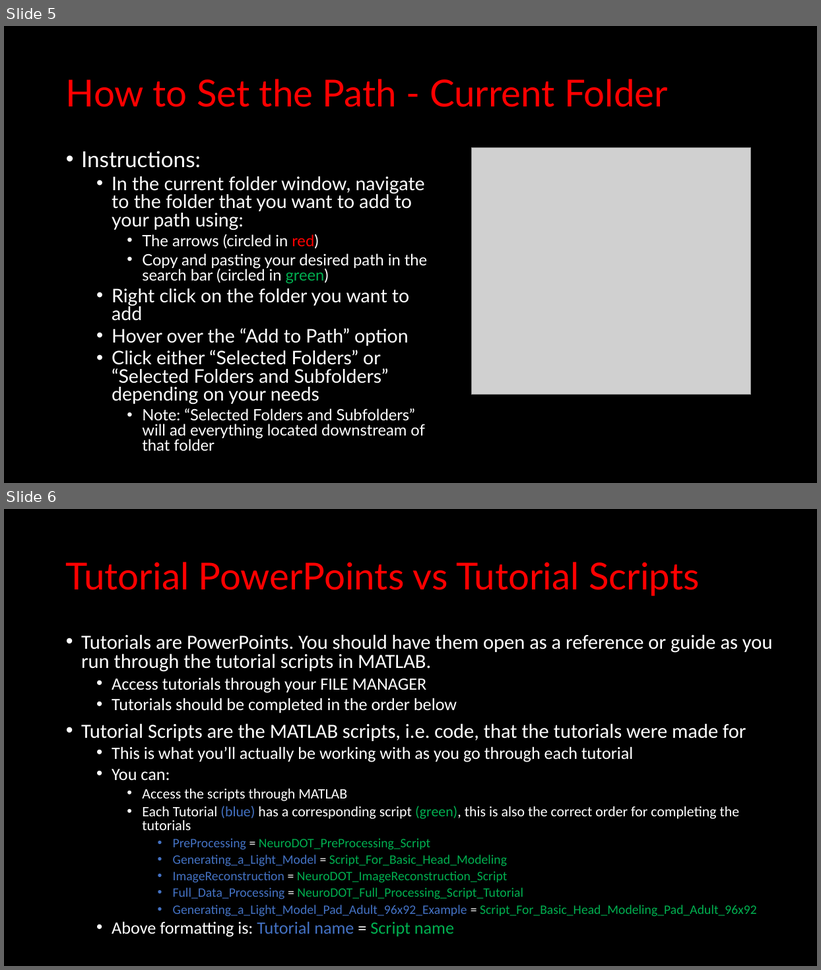
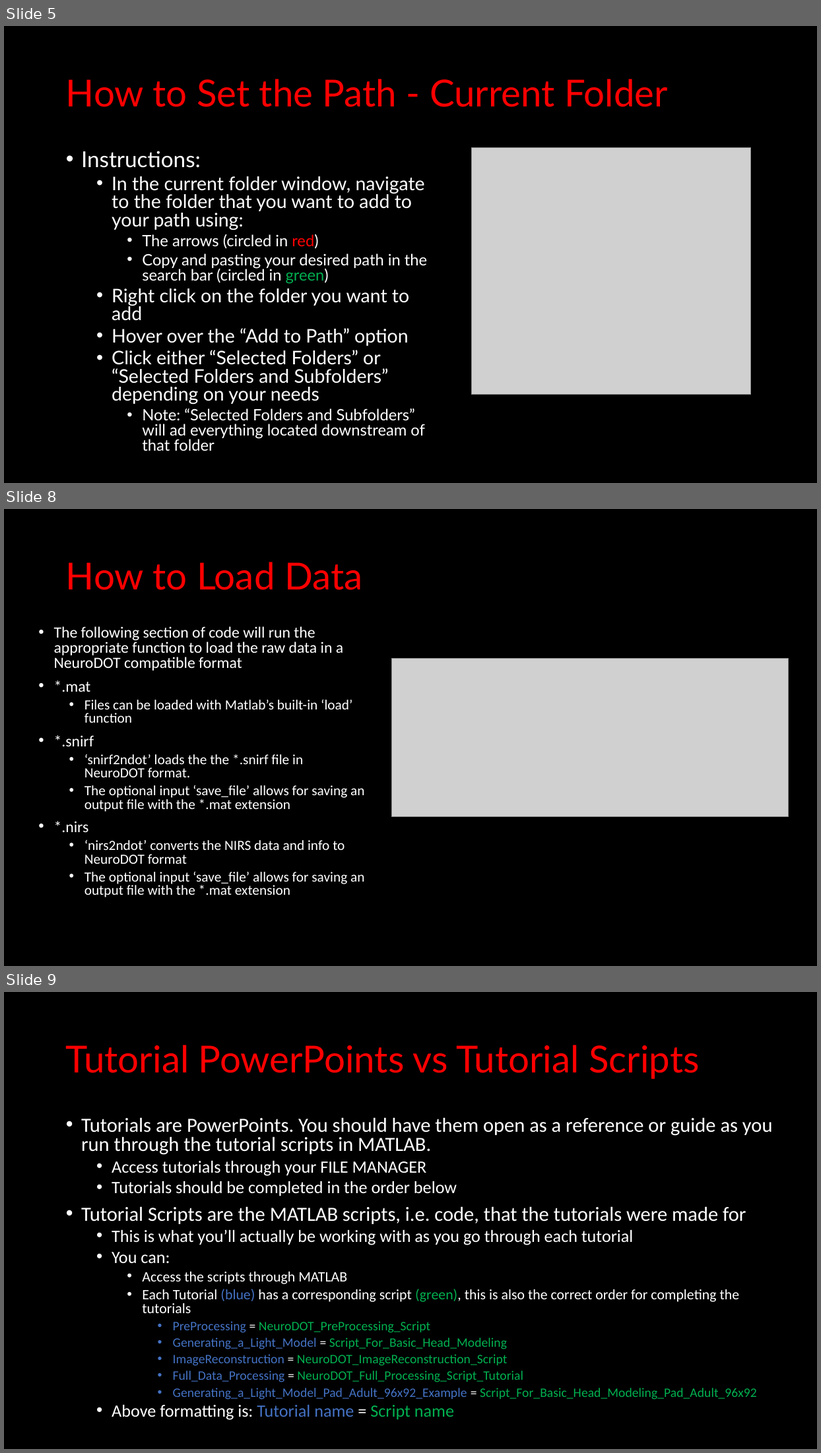
Before and after one commit to WUSTL-ORL/NeuroDOT, a slide deck: Documentation/Tutorials/NeuroDOT_Tutorial_Getting_Started.pptx. Shown one above the other, each under a label of ours: slides 5 and 6 before the commit, slides 5, 8 and 9 after it; the slides between them are not shown. The pictures are 821x970 and 821x1453 pixels, drawn with LibreOffice and Linux fonts; fonts in the diff are those of the drawing; grey boxes stand for pictures. Boxes give left, top, right and bottom in pixels: in the first picture for what was removed or moved away, otherwise in the second. Text is boxed around its words. In the diff, an @@ line names an element or a change of style, - is before the commit and + after.

Commit message:
Update tutorial PowerPoints
Details on how to load .snirf and .nirs raw data formats

```diff
--- a/Documentation/Tutorials/NeuroDOT_Tutorial_Getting_Started.pptx
+++ b/Documentation/Tutorials/NeuroDOT_Tutorial_Getting_Started.pptx
@@ slide 8 added at [4,509,817,966], background #000000 @@
@@ title added at [66,562,362,590], 44 pt, text #FF0000 @@
+How to Load Data
@@ text added at [54,626,364,898], 16.6 pt, text #FFFFFF @@
+• The following section of code will run the appropriate function to load the raw data in a NeuroDOT compatible format
+• *.mat
+  • Files can be loaded with Matlab’s built-in ‘load’ function
+• *.snirf
+  • ‘snirf2ndot’ loads the the *.snirf file in NeuroDOT format.
+  • The optional input ‘save_file’ allows for saving an output file with the *.mat extension
+• *.nirs
+  • ‘nirs2ndot’ converts the NIRS data and info to NeuroDOT format
+  • The optional input ‘save_file’ allows for saving an output file with the *.mat extension
@@ picture added at [392,658,789,817] @@
@@ what was slide 6 is now slide 9 @@
```
Also in this commit, not shown: 2 other slides added, 2 other files.
